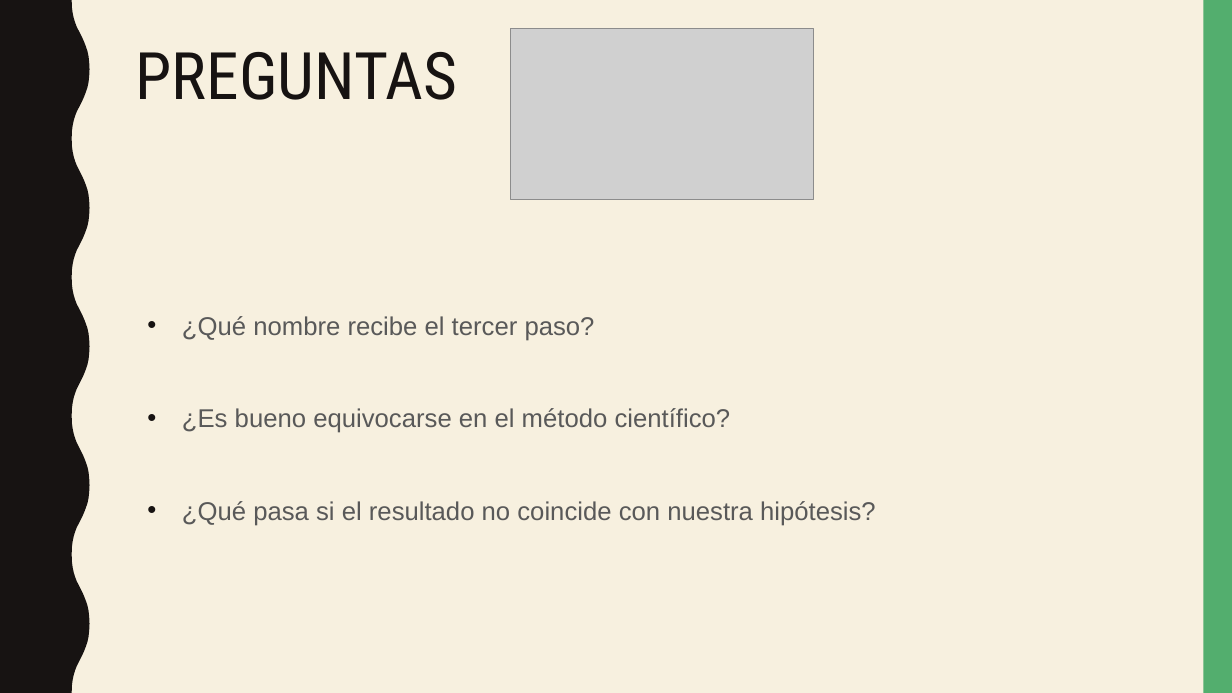
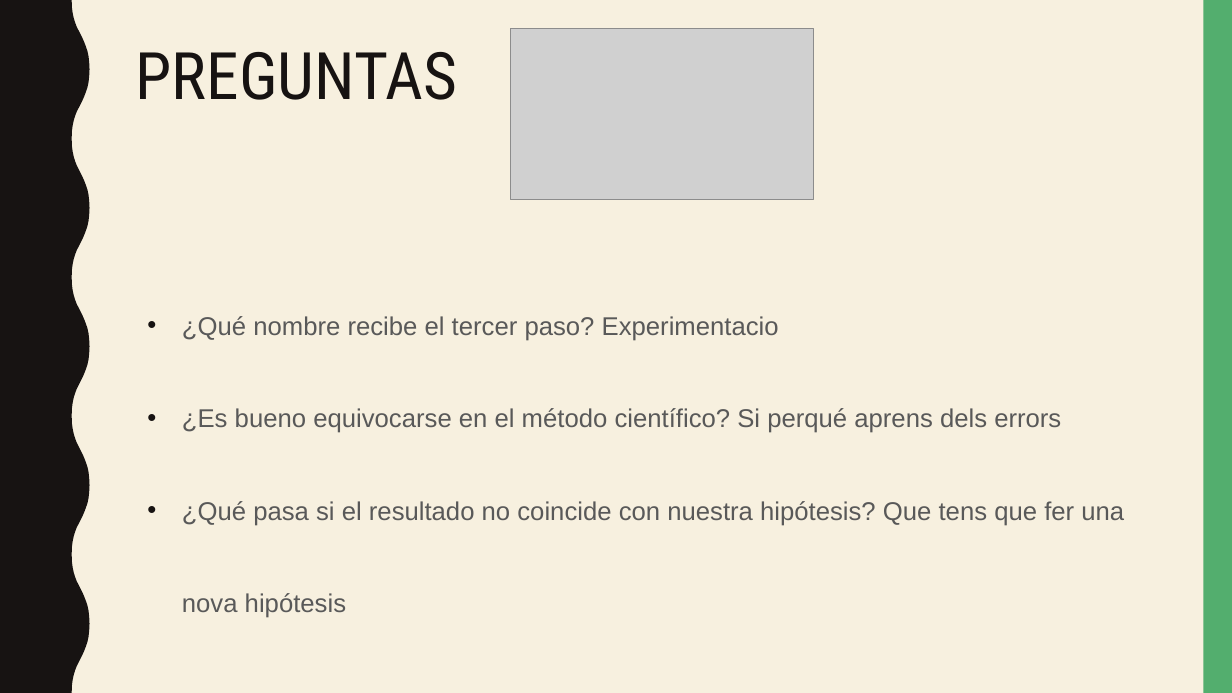
Before and after one commit to 360kbcn/Deures, a slide deck: slide 8 of 13-15-05-2020/EXPERIMENTS_Marc_Rios.pptx (slide 7 before the commit). Drawn at 1232x693 pixels with LibreOffice and Linux fonts; fonts in the diff are those of the drawing; grey boxes stand for pictures. Boxes give left, top, right and bottom in pixels: in the first picture for what was removed or moved away, otherwise in the second. Text is boxed around its words. In the diff, an @@ line names an element or a change of style, - is before the commit and + after.

```diff
--- a/13-15-05-2020/EXPERIMENTS_Marc_Rios.pptx
+++ b/13-15-05-2020/EXPERIMENTS_Marc_Rios.pptx
@@ text at (182,316,1124,618): text changed @@
-• ¿Qué nombre recibe el tercer paso?
-• ¿Es bueno equivocarse en el método científico?
-• ¿Qué pasa si el resultado no coincide con nuestra hipótesis?
+• ¿Qué nombre recibe el tercer paso? Experimentacio
+• ¿Es bueno equivocarse en el método científico? Si perqué aprens dels errors
+• ¿Qué pasa si el resultado no coincide con nuestra hipótesis? Que tens que fer una nova hipótesis
```
Also in this commit, not shown: 3 other slides changed, 1 slide added, 2 other files.
